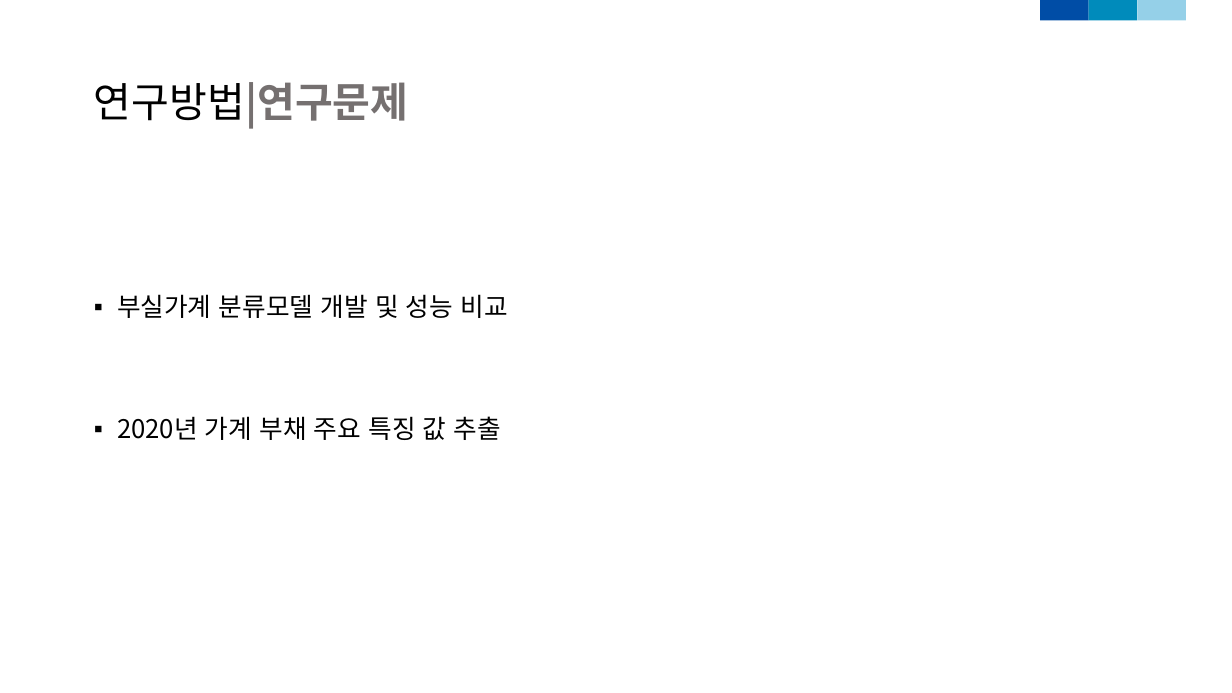
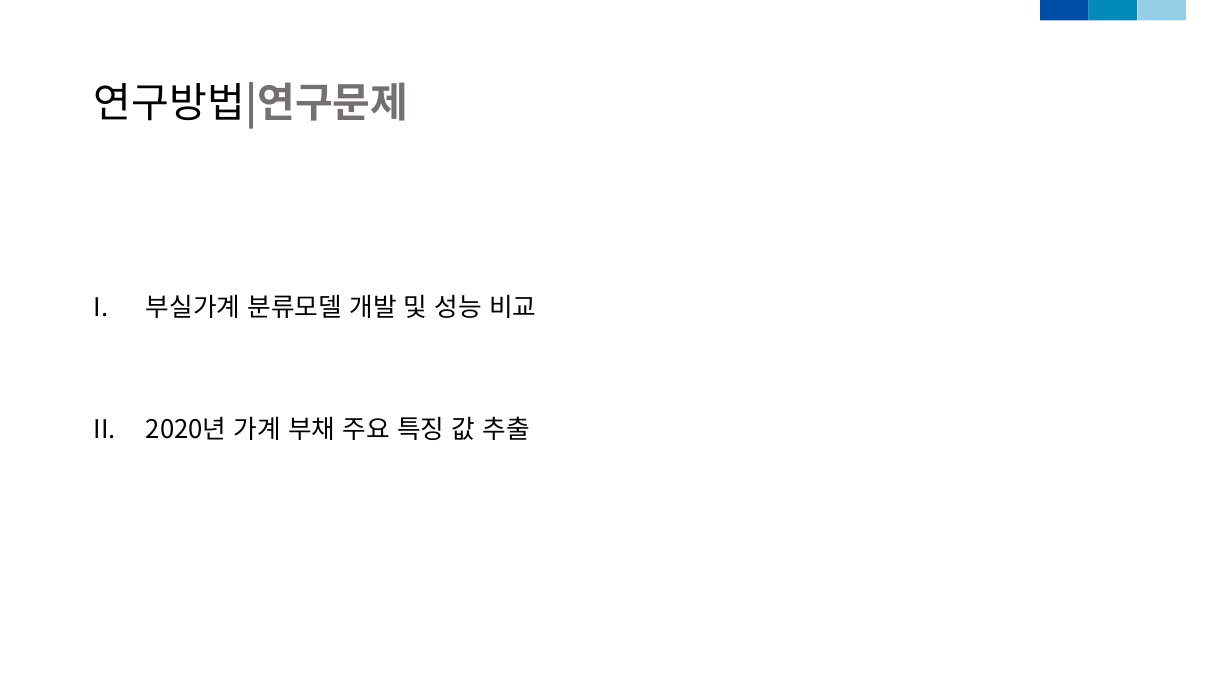
Before and after one commit to dudungE/Competition, a slide deck: slide 4 of ppt/부실가계탐지모형_2.pptx (slide 8 before the commit). Drawn at 1232x693 pixels with LibreOffice and Linux fonts; fonts in the diff are those of the drawing. Boxes give left, top, right and bottom in pixels: in the first picture for what was removed or moved away, otherwise in the second. Text is boxed around its words. In the diff, an @@ line names an element or a change of style, - is before the commit and + after.

```diff
--- a/ppt/부실가계탐지모형_2.pptx
+++ b/ppt/부실가계탐지모형_2.pptx
@@ text "부실가계 분류모델 개발 및 성능 ..." at (146,294,536,440): bullet ▪ to I. @@
```
Also in this commit, not shown: 12 other slides changed, 1 slide added, 1 slide removed, 1 other file.
